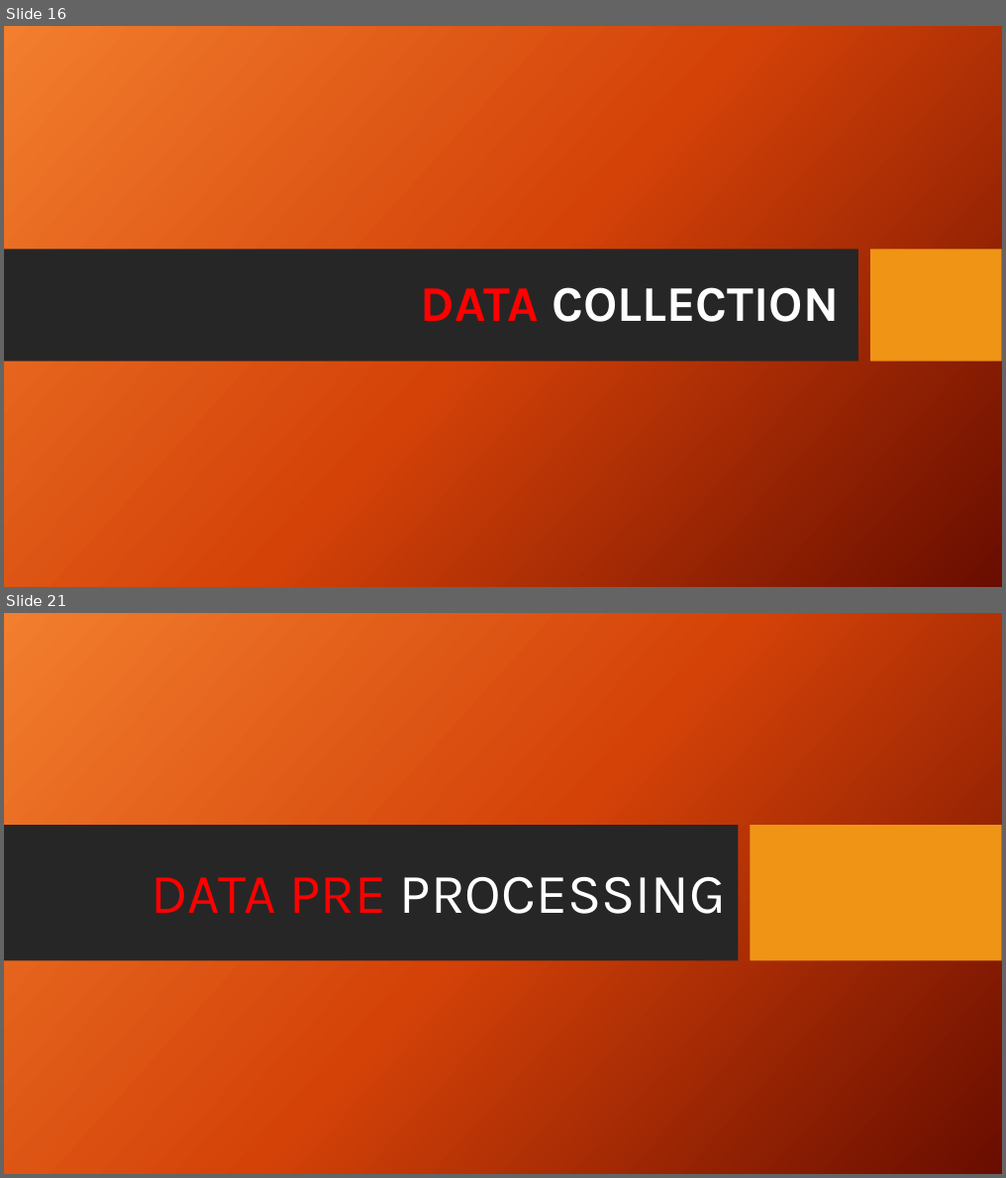
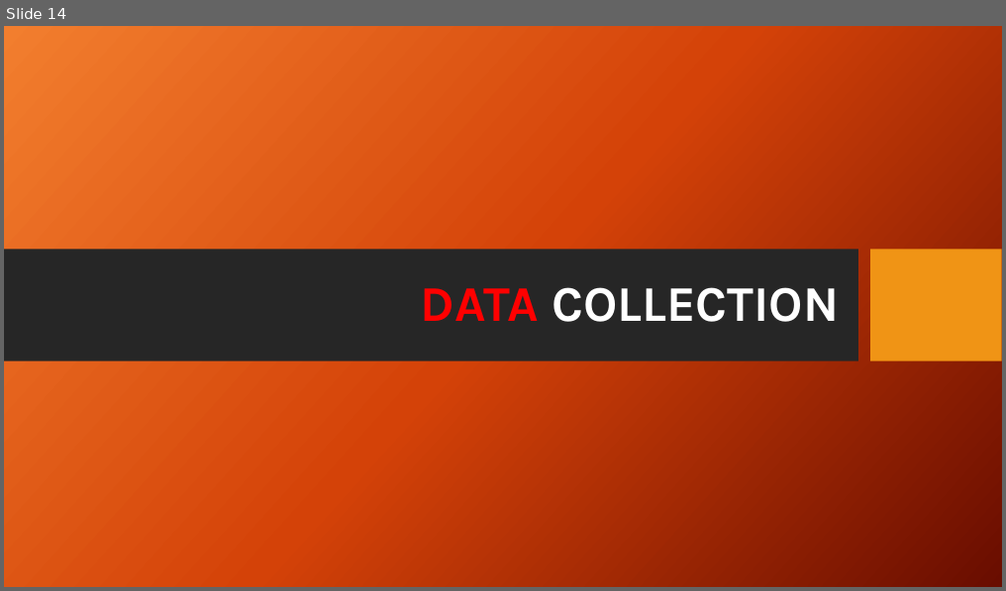
Before and after one commit to Rachel2302/Behind_the_Likes, a slide deck: Data_mining_final-group 5.pptx. Shown one above the other, each under a label of ours: slides 16 and 21 before the commit, slide 14 after it; the slides between them are not shown. The pictures are 1006x1178 and 1006x591 pixels, drawn with LibreOffice and Linux fonts; fonts in the diff are those of the drawing; background and template pictures are left out. Boxes give left, top, right and bottom in pixels: in the first picture for what was removed or moved away, otherwise in the second. Text is boxed around its words. In the diff, an @@ line names an element or a change of style, - is before the commit and + after.

```diff
--- a/Data_mining_final-group 5.pptx
+++ b/Data_mining_final-group 5.pptx
@@ slide 21 removed at box(4, 613, 1002, 1174), background picture (left out) @@
@@ rectangle removed at box(4, 825, 739, 961) @@
@@ rectangle removed at box(749, 825, 1002, 961) @@
@@ title removed at box(152, 876, 726, 914) @@
-DATA PRE PROCESSING
@@ what was slide 16 is now slide 14 @@
```
Also in this commit, not shown: 17 slides changed, 4 slides added, 2 other slides removed.
